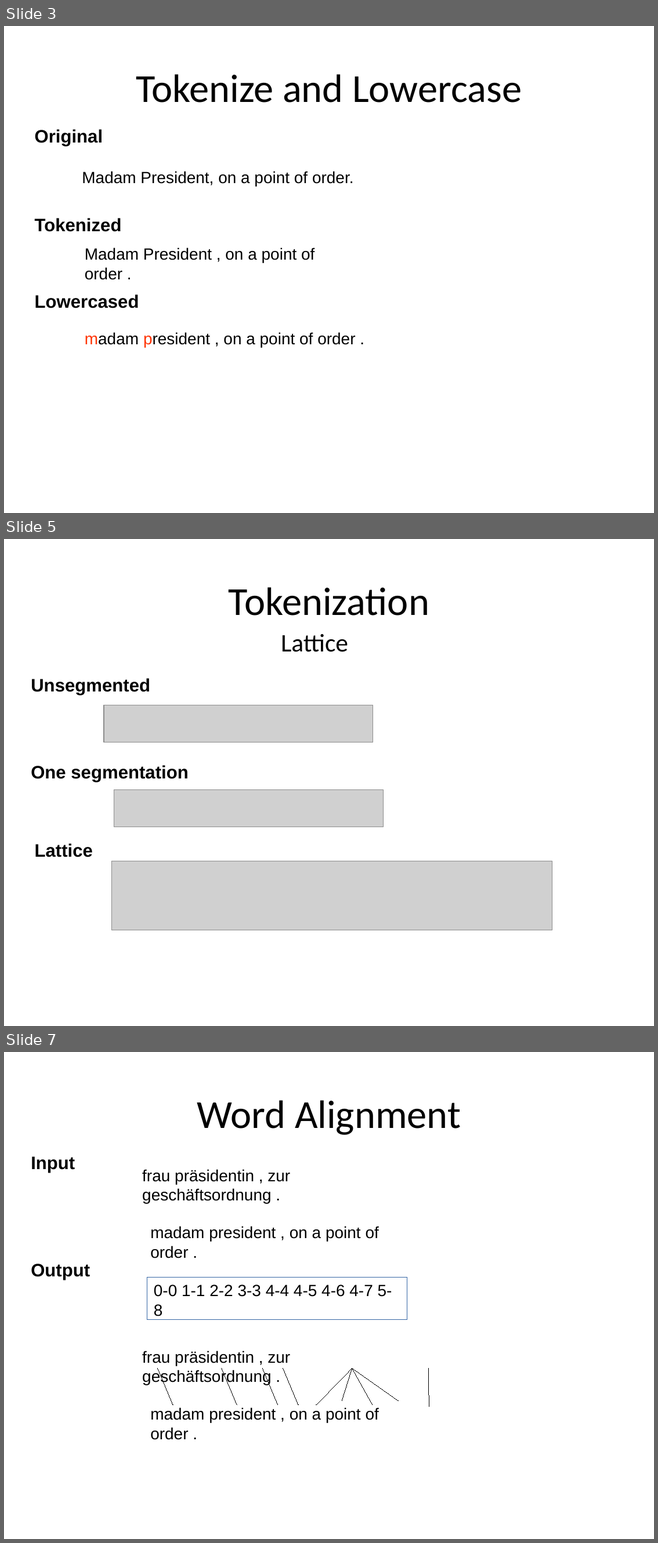
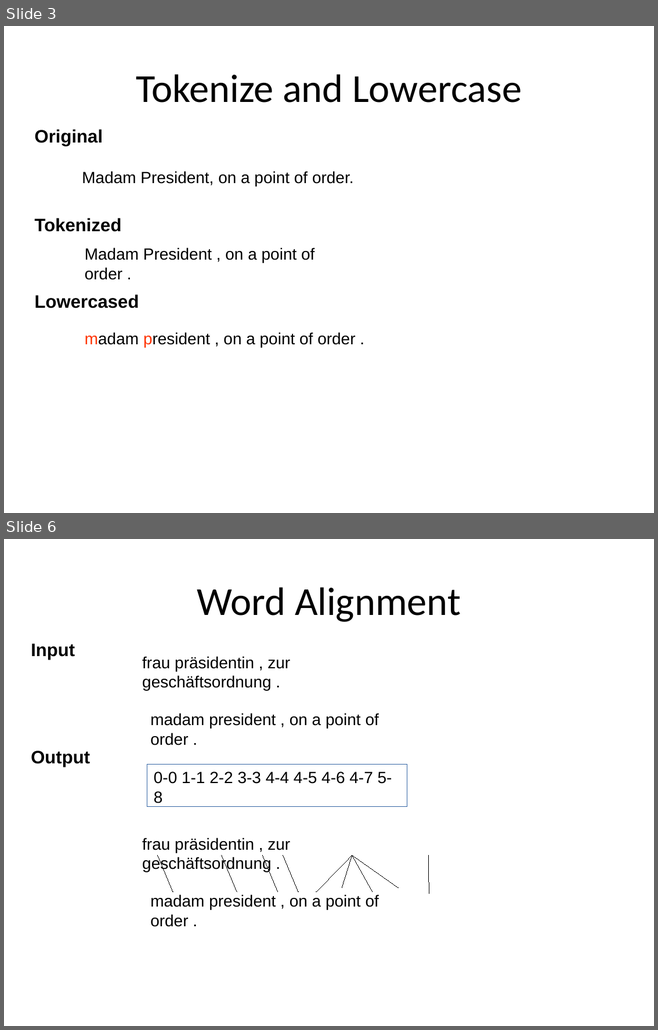
Before and after one commit to hieuhoang/papers, a slide deck: icon.2014/Basics.odp. Shown one above the other, each under a label of ours: slides 3, 5 and 7 before the commit, slides 3 and 6 after it; the slides between them are not shown. The pictures are 658x1543 and 658x1030 pixels, drawn with LibreOffice and Linux fonts; fonts in the diff are those of the drawing; grey boxes stand for pictures; background and template pictures are left out. Boxes give left, top, right and bottom in pixels: in the first picture for what was removed or moved away, otherwise in the second. Text is boxed around its words. In the diff, an @@ line names an element or a change of style, - is before the commit and + after.

```diff
--- a/icon.2014/Basics.odp
+++ b/icon.2014/Basics.odp
@@ slide 5 removed at [4,539,654,1026], background #FFFFFF @@
@@ title removed at [228,587,429,616] @@
-Tokenization
@@ title removed at [281,634,348,652] @@
-Lattice
@@ text removed at [31,678,150,696] @@
-Unsegmented
@@ picture removed at [104,705,373,743] @@
@@ text removed at [31,765,188,783] @@
-One segmentation
@@ picture removed at [114,790,383,827] @@
@@ text removed at [35,843,93,857] @@
-Lattice
@@ picture removed at [111,861,552,931] @@
@@ what was slide 7 is now slide 6 @@
```
Also in this commit, not shown: 5 slides changed, 3 other files.
